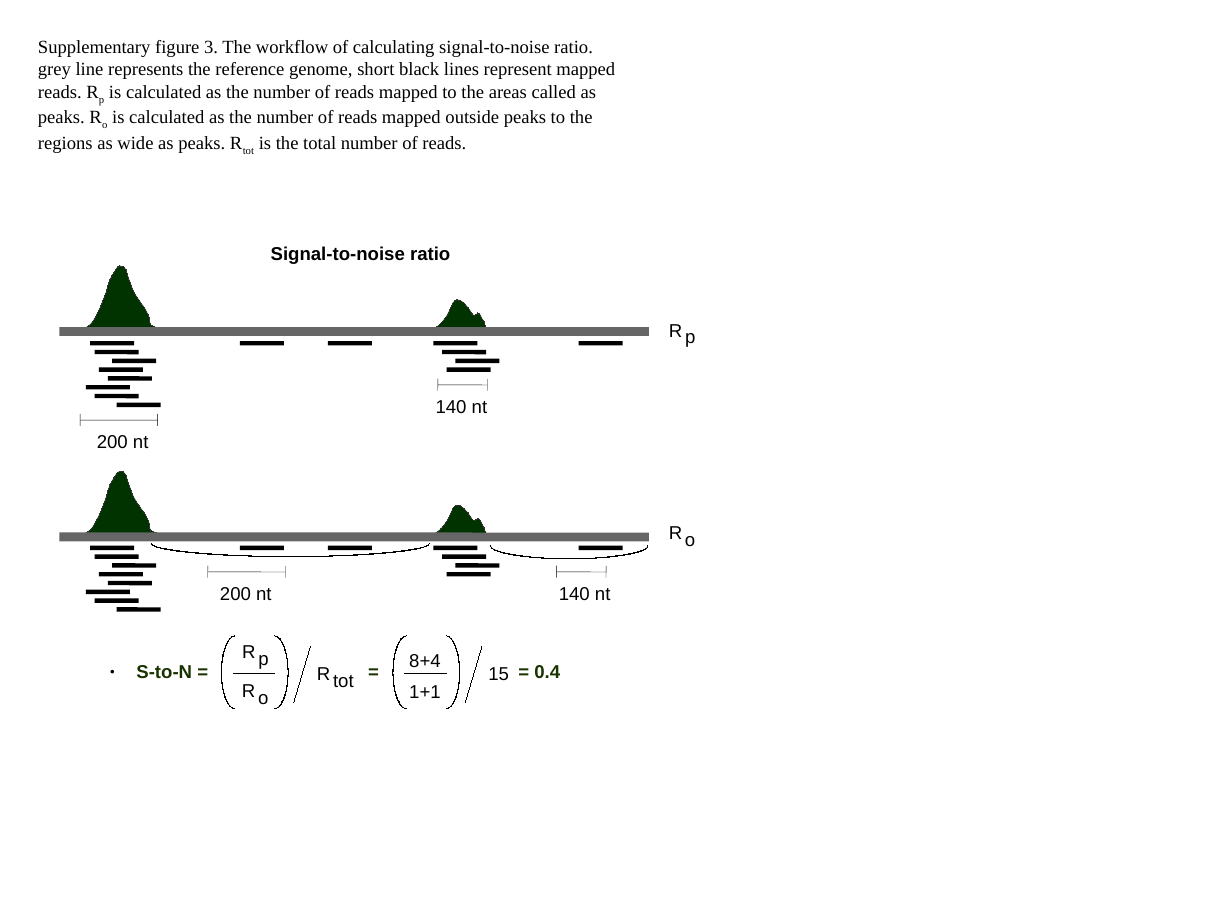
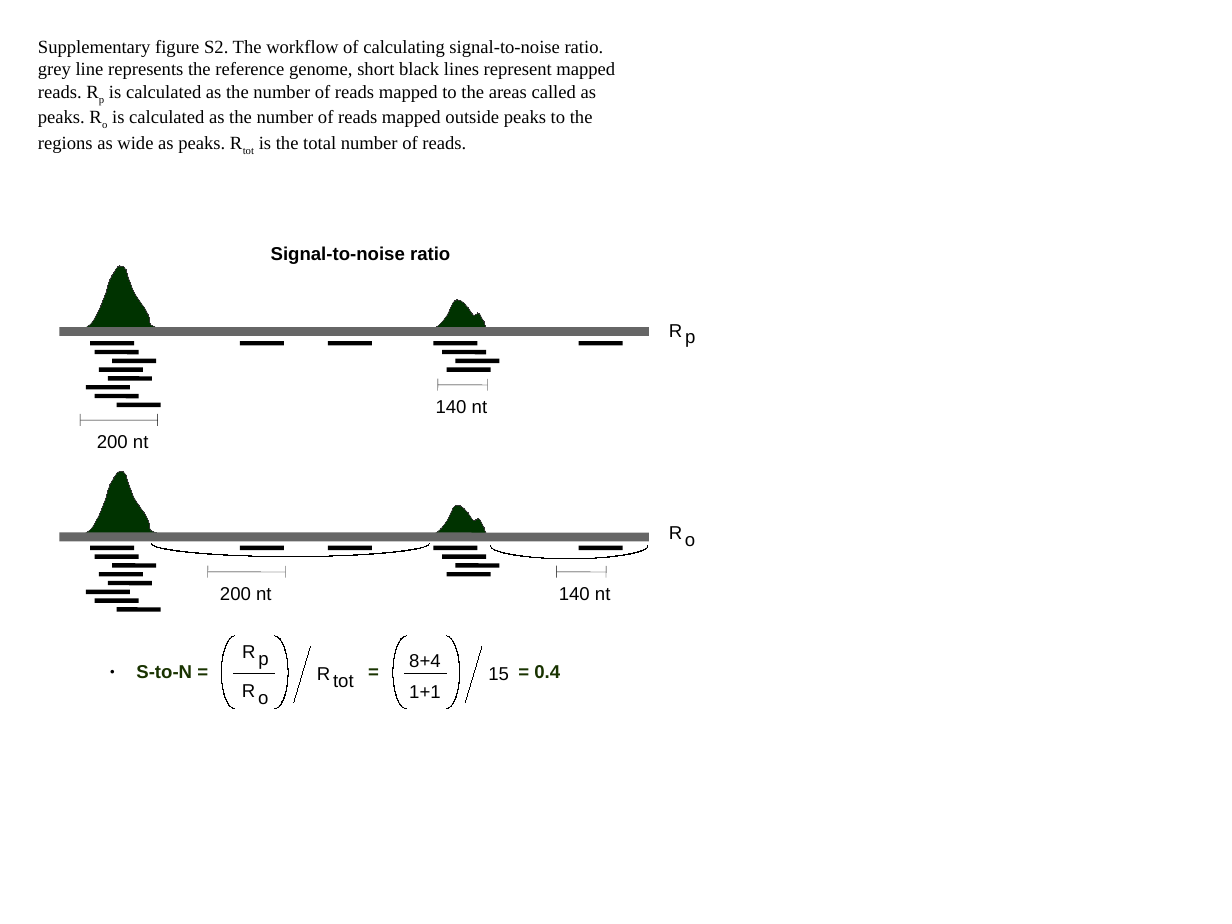
Before and after one commit to jknightlab/ATACseq_pipeline, a slide deck: slide 14 of Core_manuscript/Paper/Figures/ATAC_figures.odp (slide 15 before the commit). Drawn at 1232x924 pixels with LibreOffice and Linux fonts; fonts in the diff are those of the drawing. Boxes give left, top, right and bottom in pixels: in the first picture for what was removed or moved away, otherwise in the second. Text is boxed around its words. In the diff, an @@ line names an element or a change of style, - is before the commit and + after.

Commit message:
added figures about DNase

```diff
--- a/Core_manuscript/Paper/Figures/ATAC_figures.odp
+++ b/Core_manuscript/Paper/Figures/ATAC_figures.odp
@@ text at <box>38,40,604,57</box>: text changed @@
-Supplementary figure 3. The workflow of calculating signal-to-noise ratio.
+Supplementary figure S2. The workflow of calculating signal-to-noise ratio.
```
Also in this commit, not shown: 6 other slides changed, 4 slides added, 3 slides removed.
